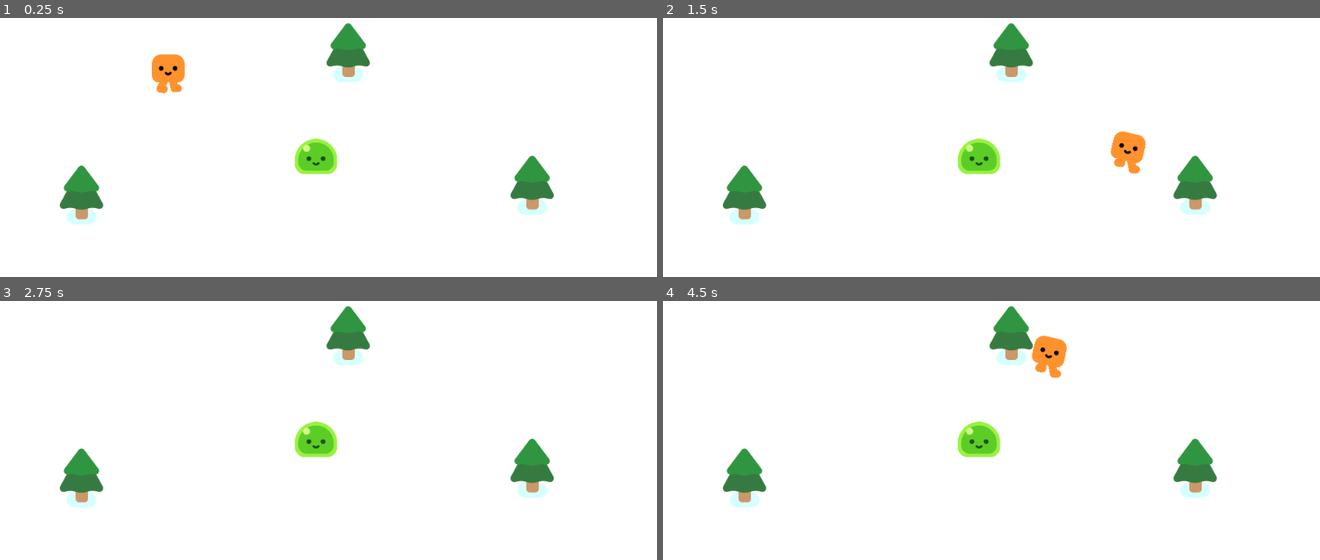
Above: before the commit, frames 1-4 (two rows, left to right).
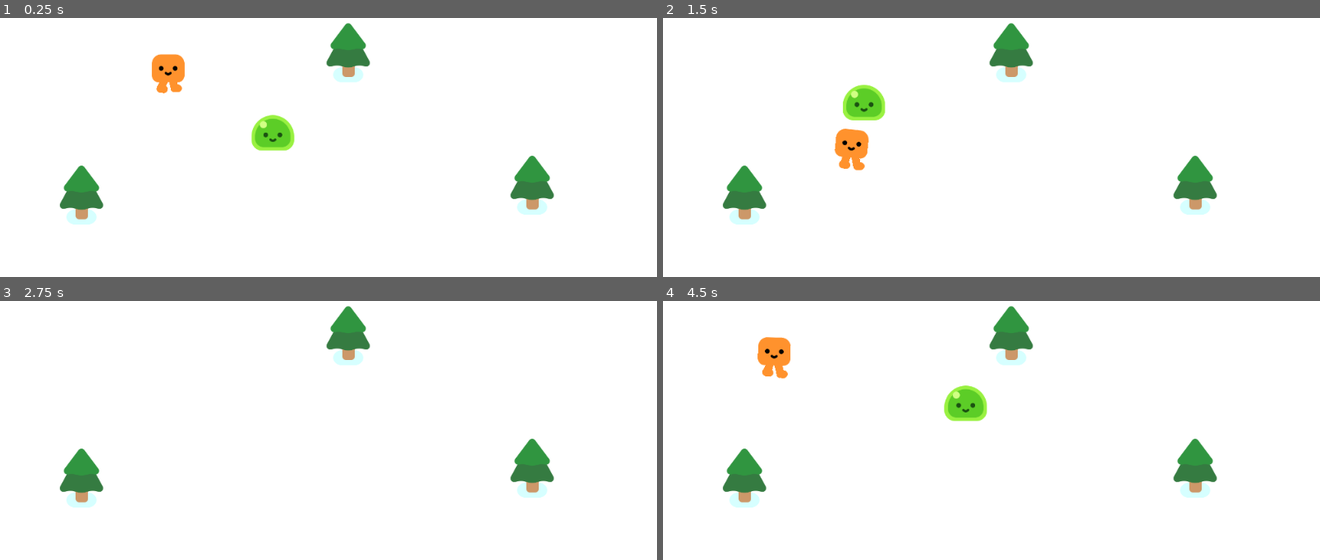
Above: after the commit, the same moments.

Repository: martindieck/gun-galore
Game: Godot game, scene res://game.tscn
Two runs of this game, one before a commit and one after it. Both use one fixed random seed, a clock stepped at 60 frames per second and the inputs below.
Inputs:
- Up to frame 1 (0.25 s): no input
- Up to frame 2 (1.5 s): hold D (move_right) 0.53-1.28 s; hold S (move_down) from 1.28 s (still down)
- Up to frame 3 (2.75 s): release S (move_down) at 2.03 s; hold D (move_right) from 2.03 s (still down)
- Up to frame 4 (4.5 s): release D (move_right) at 2.78 s; hold W (move_up) 2.78-3.53 s; hold A (move_left) from 3.53 s (still down)

The runs differ from the first frame. In frame 1, 1.5% of the frame differs, in the area x 38-52%, y 37-61%; in frame 2, 2.8%; in frame 3, 0.8%; in frame 4, 2.9%, in the area x 14-62%, y 13-61%.

Commit message:
Added Enemy Logic
Focuses on calling the player variable for follow mechanics

Diff:
--- /dev/null
+++ b/enemy.gd
@@ -0,0 +1,8 @@
+extends CharacterBody2D
+
+@onready var player = get_node("/root/Game/Player")
+
+func _physics_process(delta):
+	var direction = global_position.direction_to(player.global_position)
+	velocity = direction * 300
+	move_and_slide()
--- a/enemy.tscn
+++ b/enemy.tscn
@@ -1,5 +1,6 @@
-[gd_scene load_steps=3 format=3 uid="uid://ber1v2styxdir"]
+[gd_scene load_steps=4 format=3 uid="uid://ber1v2styxdir"]
 
+[ext_resource type="Script" path="res://enemy.gd" id="1_5j83h"]
 [ext_resource type="PackedScene" uid="uid://ogik4s70pgwl" path="res://characters/slime/slime.tscn" id="1_6rt3g"]
 
 [sub_resource type="CircleShape2D" id="CircleShape2D_q5uth"]
@@ -7,6 +8,7 @@
 
 [node name="Enemy" type="CharacterBody2D"]
 scale = Vector2(0.6, 0.6)
+script = ExtResource("1_5j83h")
 
 [node name="Slime" parent="." instance=ExtResource("1_6rt3g")]
 
